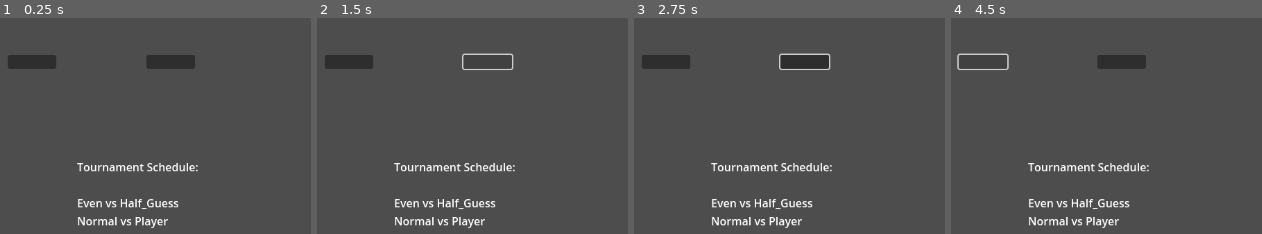
Above: before the commit, frames 1-4 (left to right).
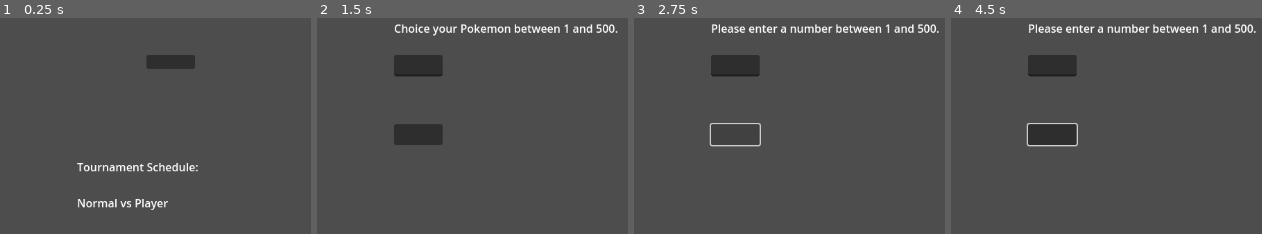
Above: after the commit, the same moments.

Repository: Quilfort/gameoff-2024
Game: Godot game, scene res://Scenes/tournament.tscn
Same seed, same stepped clock (60 frames per second), same inputs: the game is played once before the commit and once after it.
Inputs (mouse positions are in pixels of both pictures, inside the frame that each line leads up to):
- Up to frame 1 (0.25 s): no input
- Up to frame 2 (1.5 s): click (348, 61) at 0.52 s; click (488, 61) at 1.25 s
- Up to frame 3 (2.75 s): click (736, 134) at 2.02 s
- Up to frame 4 (4.5 s): click (1053, 134) at 2.77 s; click (1122, 61) at 3.52 s; click (982, 61) at 4.27 s

The runs differ from the first frame. In frame 1, 2.4% of the frame differs, in the area x 2-58%, y 17-98%; in frame 2, 7.9%; in frame 3, 7.7%; in frame 4, 8.2%, in the area x 1-99%, y 2-98%.

Commit message:
Update Tournament to Game Flow with only 1 player game

Diff:
--- a/game-off-2024/Scenes/tournament.tscn
+++ b/game-off-2024/Scenes/tournament.tscn
@@ -11,16 +11,10 @@
 offset_right = 370.0
 offset_bottom = 350.0
 
-[node name="DraftButton" type="Button" parent="."]
-offset_left = 200.0
-offset_top = 150.0
-offset_right = 270.0
-offset_bottom = 170.0
-
 [node name="NextBattleButton" type="Button" parent="."]
 offset_left = 400.0
 offset_top = 150.0
 offset_right = 470.0
 offset_bottom = 170.0
 
-[connection signal="pressed" from="DraftButton" to="." method="_on_draft_button_pressed"]
+[connection signal="pressed" from="NextBattleButton" to="." method="_on_next_battle_button_pressed"]
--- a/game-off-2024/Scripts/Singleton/battle_data.gd
+++ b/game-off-2024/Scripts/Singleton/battle_data.gd
@@ -10,5 +10,7 @@
 var player_number = 0
 
 # Computer
-var computer_name = ""
-var computer_strategy = ""
+var computer = null
+
+var computer_name = null
+var computer_strategy = null
--- a/game-off-2024/Scripts/Singleton/computer_data.gd
+++ b/game-off-2024/Scripts/Singleton/computer_data.gd
@@ -24,7 +24,6 @@
 	"computer_strategy": "half_guess"
 }
 
-# Function to return all computer data as a list
 # Function to dynamically return all computer data as a list
 func get_all_computers():
 	var computers = []
@@ -32,8 +31,4 @@
 		var computer = get(property.name)
 		if typeof(computer) == TYPE_DICTIONARY:
 				computers.append(computer)
-		#if property.name.begins_with("computer_"):
-			#var computer = get(property.name)
-			#if typeof(computer) == TYPE_DICTIONARY:  # Ensure it's a dictionary before adding
-				#computers.append(computer)
 	return computers
--- a/game-off-2024/Scripts/Singleton/game_data.gd
+++ b/game-off-2024/Scripts/Singleton/game_data.gd
@@ -1,7 +1,8 @@
 extends Node
 
 
+var MAX_PLAYERS = 2
 
 # Tournament
 var DRAFT_COMPLETED = false
-var MAX_PLAYERS = 4
+var tournament_matches = null
--- a/game-off-2024/Scripts/before_battle.gd
+++ b/game-off-2024/Scripts/before_battle.gd
@@ -4,19 +4,14 @@
 
 var player_number = 0
 var game_started = false
-
-## Add Check to Default to Normal if Computer Name is not accesable
-var computer_player = "half_guess"
-var computer = ComputerData.get(computer_player)
-var computer_name = computer.name
-var computer_strategy = computer.computer_strategy.to_lower()
+var computer = BattleData.computer
 
 func _ready():
 	setup_game()
 
 func setup_game():
+	print(computer)
 	$StartLabel.text = "Choice your Pokemon between 1 and %d." % MAX_NUMBER
-	print(computer)
 
 func _on_start_button_pressed() -> void:
 	if !game_started:
@@ -29,8 +24,8 @@
 		BattleData.game_started = game_started
 		BattleData.player_number = player_number
 		# Set Computer Data
-		BattleData.computer_strategy = computer_strategy
-		BattleData.computer_name = computer_name
+		BattleData.computer_strategy = str(computer.computer_strategy).to_lower()
+		BattleData.computer_name = str(computer.name)
 		$GuessInput.clear()
 		BattleData.MAX_NUMBER = MAX_NUMBER
 		get_tree().change_scene_to_file("res://Scenes/battle.tscn")
--- a/game-off-2024/Scripts/tournament_schema.gd
+++ b/game-off-2024/Scripts/tournament_schema.gd
@@ -12,7 +12,17 @@
 	else:
 		print("Draft already completed. Skipping draft.")
 
+# Function to display the tournament schedule
+func display_schedule():
+	var schedule_text = "Tournament Schedule:\n\n"
 
+	for match in GameData.tournament_matches:
+		var team1 = match["team1"].name
+		var team2 = match["team2"].name
+		schedule_text += "%s vs %s\n" % [team1, team2]
+
+	$TournamentScheduleLabel.text = schedule_text
+	print(schedule_text)  # For debugging/logging
 
 ## DRAFT
 # Function to handle the entire draft process
@@ -26,9 +36,11 @@
 
 	# Randomize and pair participants
 	var pairings = create_duos(participants)
+	GameData.tournament_matches = pairings
+	print(GameData.tournament_matches)
 
 	# Display the pairings in the TournamentScheduleLabel
-	display_schedule(pairings)
+	display_schedule()
 
 # Function to randomly draft MAX_PLAYERS - 1 computers
 func draft_opponents():
@@ -49,14 +61,18 @@
 			pairings.append({"team1": participants[i], "team2": participants[i + 1]})
 	return pairings
 
-# Function to display the tournament schedule
-func display_schedule(pairings):
-	var schedule_text = "Tournament Schedule:\n\n"
 
-	for pair in pairings:
-		var team1 = pair["team1"].name
-		var team2 = pair["team2"].name
-		schedule_text += "%s vs %s\n" % [team1, team2]
+func _on_next_battle_button_pressed() -> void:
+	for pairing in GameData.tournament_matches:
+		# Check if the Player is in team1 or team2 of the current pairing
+		if pairing.team1.id == 0:  # Player is in team1
+			BattleData.computer = pairing.team2  # Set opponent as team2
+			get_tree().change_scene_to_file("res://Scenes/before_battle.tscn")
+			return
+		elif pairing.team2.id == 0:  # Player is in team2
+			BattleData.computer = pairing.team1  # Set opponent as team1
+			get_tree().change_scene_to_file("res://Scenes/before_battle.tscn")
+			return
 
-	$TournamentScheduleLabel.text = schedule_text
-	print(schedule_text)  # For debugging/logging
+	# If no matching pairing is found, you could print a message or handle it in some way
+	print("No battle found for the Player in the tournament matches.")
